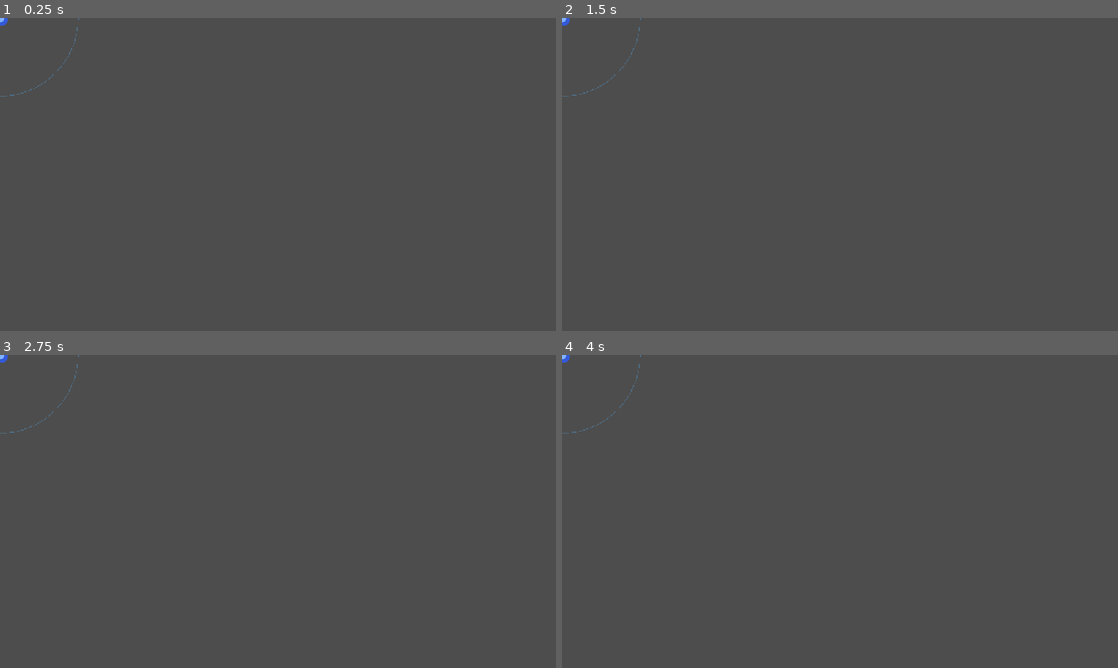
Above: before the commit, frames 1-4 (two rows, left to right).
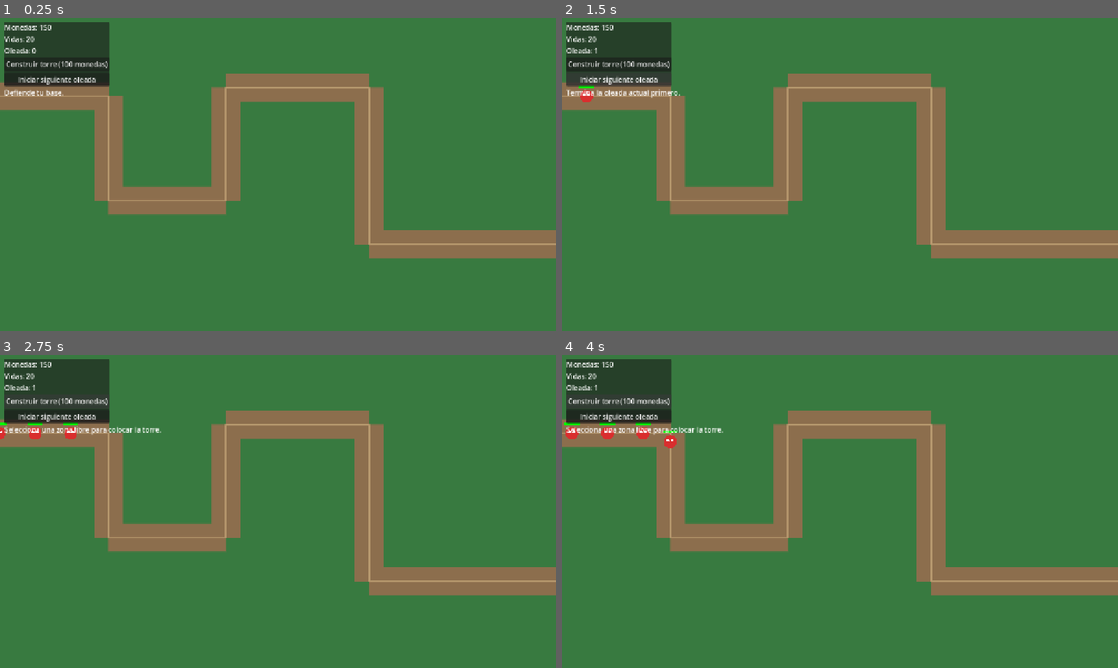
Above: after the commit, the same moments.

Repository: Elosoma/GodotGameDesign
Game: Godot game, scene res://scenes/Main.tscn
Same seed, same stepped clock (60 frames per second), same inputs: the game is played once before the commit and once after it.
Inputs (mouse positions are in pixels of both pictures, inside the frame that each line leads up to):
- Up to frame 1 (0.25 s): no input
- Up to frame 2 (1.5 s): click (617, 80) at 0.5 s, where only the run after the commit has a clickable "Iniciar siguiente oleada"; click (617, 80) at 1.25 s, where only the run after the commit has a clickable "Iniciar siguiente oleada"
- Up to frame 3 (2.75 s): click (55, 401) at 2 s, where only the run after the commit has a clickable "Construir torre (100 monedas)"
- Up to frame 4 (4 s): click (617, 401) at 2.75 s, where only the run after the commit has a clickable "Construir torre (100 monedas)"; click (617, 401) at 3.5 s, where only the run after the commit has a clickable "Construir torre (100 monedas)"

The runs differ from the first frame. In frame 1, 100% of the frame differs, in the area x 0-100%, y 0-100%; in frame 2, 100%; in frame 3, 100%; in frame 4, 100%.

Commit message:
Fix main scene script and gameplay scene references

Diff:
--- a/defense-7734/scenes/Main.tscn
+++ b/defense-7734/scenes/Main.tscn
@@ -1,13 +1,11 @@
 [gd_scene format=3 uid="uid://bir8enmboqyyk"]
 
-[ext_resource type="PackedScene" uid="uid://8ohp2hgifn4r" path="res://scenes/Enemy.tscn" id="1_0bbpv"]
-[ext_resource type="PackedScene" uid="uid://ybshsctao4f8" path="res://scenes/Tower.tscn" id="2_rarhs"]
-[ext_resource type="PackedScene" uid="uid://b4vb2o6un6iob" path="res://scenes/Projectile.tscn" id="3_vcsgt"]
+[ext_resource type="PackedScene" uid="uid://8ohp2hgifn4r" path="res://scenes/Enemy.tscn" id="1_enemy"]
+[ext_resource type="PackedScene" uid="uid://ybshsctao4f8" path="res://scenes/Tower.tscn" id="2_tower"]
+[ext_resource type="PackedScene" uid="uid://b4vb2o6un6iob" path="res://scenes/Projectile.tscn" id="3_projectile"]
+[ext_resource type="Script" path="res://scripts/main.gd" id="4_main"]
 
 [node name="Main" type="Node2D" unique_id=300123946]
-
-[node name="Enemy" parent="." unique_id=388754525 instance=ExtResource("1_0bbpv")]
-
-[node name="Tower" parent="." unique_id=427962414 instance=ExtResource("2_rarhs")]
-
-[node name="Projectile" parent="." unique_id=458087642 instance=ExtResource("3_vcsgt")]
+script = ExtResource("4_main")
+enemy_scene = ExtResource("1_enemy")
+tower_scene = ExtResource("2_tower")
